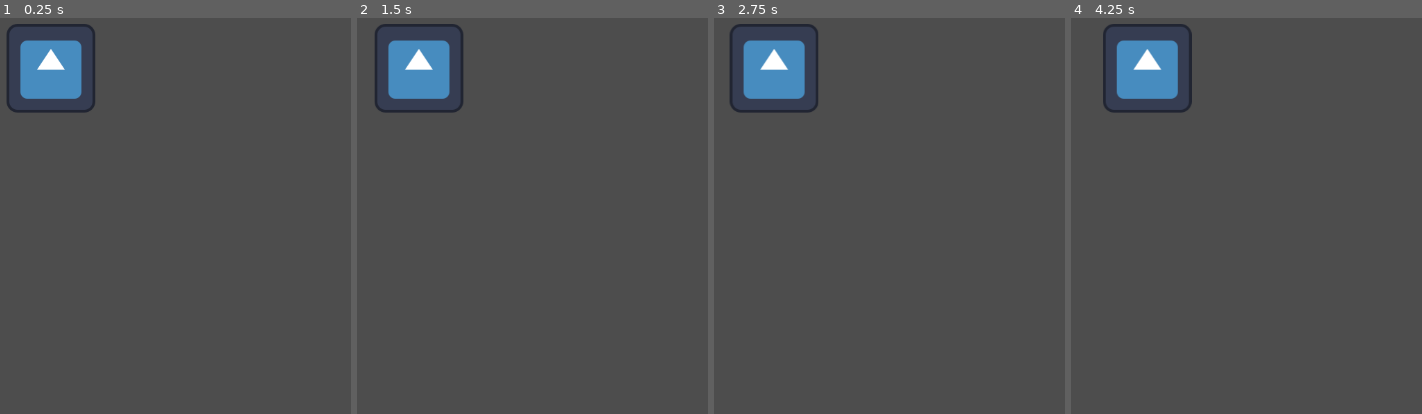
Above: before the commit, frames 1-4 (left to right).
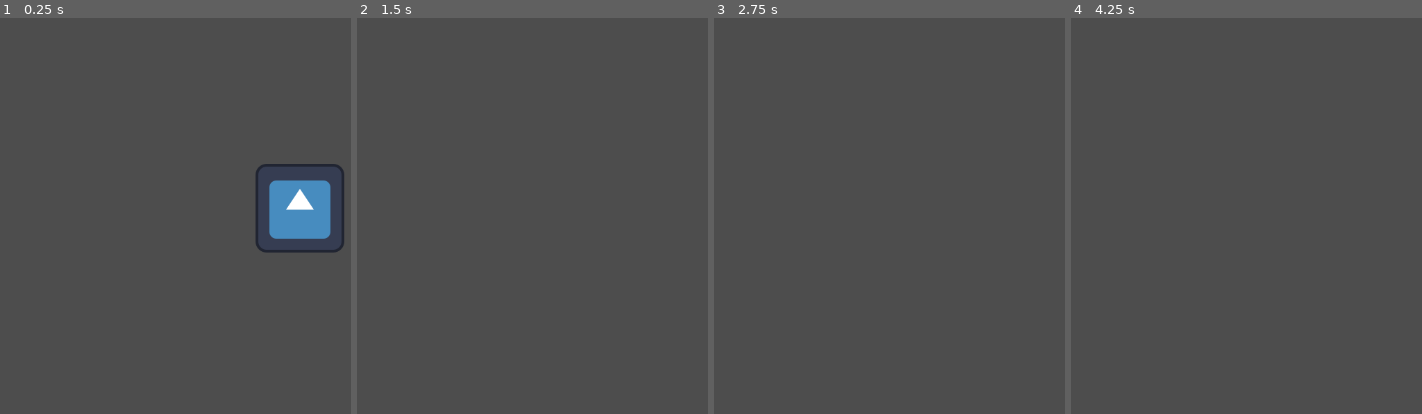
Above: after the commit, the same moments.

Repository: SPsEGS/GameJamLeMeilleurJeu
Game: Godot game, scene res://Scenes/TestScene.tscn
Same seed, same stepped clock (60 frames per second), same inputs: the game is played once before the commit and once after it. The engine's default icon, where the game draws it, is replaced by a stand-in: a white triangle on a blue panel in a dark square.
Inputs:
- Up to frame 1 (0.25 s): no input
- Up to frame 2 (1.5 s): hold Up (p1_jump) 0.53-1.28 s; hold Right (p1_mv_right) from 0.53 s (still down); tap Up (p1_jump) at 1.35 s
- Up to frame 3 (2.75 s): tap Up (p1_jump) at 1.52, 1.82 s; release Right (p1_mv_right) at 2.03 s; hold Left (p1_mv_left) from 2.03 s (still down); hold Up (p1_jump) from 2.03 s (still down)
- Up to frame 4 (4.25 s): release Left (p1_mv_left) at 2.78 s; release Up (p1_jump) at 2.78 s; hold Right (p1_mv_right) from 2.78 s (still down); tap Up (p1_jump) at 2.85, 3.02, 3.32 s; hold Up (p1_jump) from 3.53 s (still down)

The runs differ from the first frame. In frame 1, 6.7% of the frame differs, in the area x 1-99%, y 1-60%; in frame 2, 3.3%; in frame 3, 3.3%; in frame 4, 3.4%.

Commit message:
Add gravity and jumping

Diff:
--- a/Scenes/TestScene.tscn
+++ b/Scenes/TestScene.tscn
@@ -1,8 +1,36 @@
-[gd_scene load_steps=2 format=3 uid="uid://dlbw67oxmpdvx"]
+[gd_scene load_steps=4 format=3 uid="uid://dlbw67oxmpdvx"]
 
 [ext_resource type="PackedScene" uid="uid://u5xexd2ip3w6" path="res://Scenes/Player.tscn" id="1_6v2g5"]
+[ext_resource type="Texture2D" uid="uid://dv76vp6l72tk8" path="res://icon.svg" id="2_bav56"]
+
+[sub_resource type="RectangleShape2D" id="RectangleShape2D_5j08r"]
+size = Vector2(127.7, 129)
 
 [node name="Node2D" type="Node2D"]
 
 [node name="CharacterBody2D" parent="." instance=ExtResource("1_6v2g5")]
-position = Vector2(245, 149)
+position = Vector2(604, 251)
+
+[node name="Area2D" type="StaticBody2D" parent="."]
+position = Vector2(655, 1185)
+scale = Vector2(10, 1)
+metadata/_edit_group_ = true
+
+[node name="Sprite2D" type="Sprite2D" parent="Area2D"]
+texture = ExtResource("2_bav56")
+
+[node name="CollisionShape2D" type="CollisionShape2D" parent="Area2D"]
+position = Vector2(0.0500031, -1.5)
+shape = SubResource("RectangleShape2D_5j08r")
+
+[node name="Area2D2" type="StaticBody2D" parent="."]
+position = Vector2(1524, 1053)
+scale = Vector2(10, 1)
+metadata/_edit_group_ = true
+
+[node name="Sprite2D" type="Sprite2D" parent="Area2D2"]
+texture = ExtResource("2_bav56")
+
+[node name="CollisionShape2D" type="CollisionShape2D" parent="Area2D2"]
+position = Vector2(0.0500031, -1.5)
+shape = SubResource("RectangleShape2D_5j08r")
--- a/Scripts/Player.gd
+++ b/Scripts/Player.gd
@@ -2,19 +2,28 @@
 
 class_name Player
 
+@export var speed : float = 80000
+@export var gravity : float = 3000
+@export var jump_impulse : float = 1000
+
 var direction : float = 0
-
-var SPEED : float = 1000
+var has_jumped : bool = false
 
 func input_loop() :
-
 	direction = int(Input.is_action_pressed("p1_mv_right")) - int(Input.is_action_pressed("p1_mv_left"))
+	if(Input.is_action_pressed("p1_jump") and is_on_floor() and !has_jumped):
+		jump()
 
 func move(delta) :
+	velocity.x = direction * speed * delta
+	velocity.y += gravity * delta
+	move_and_slide()
+	if(is_on_floor()):
+		has_jumped = false
 
-	velocity.x = direction * SPEED * delta
-	velocity.y = 0
-	move_and_slide()
+func jump():
+	velocity.y = -jump_impulse
+	has_jumped = true
 
 func _process(delta):
 	input_loop()
